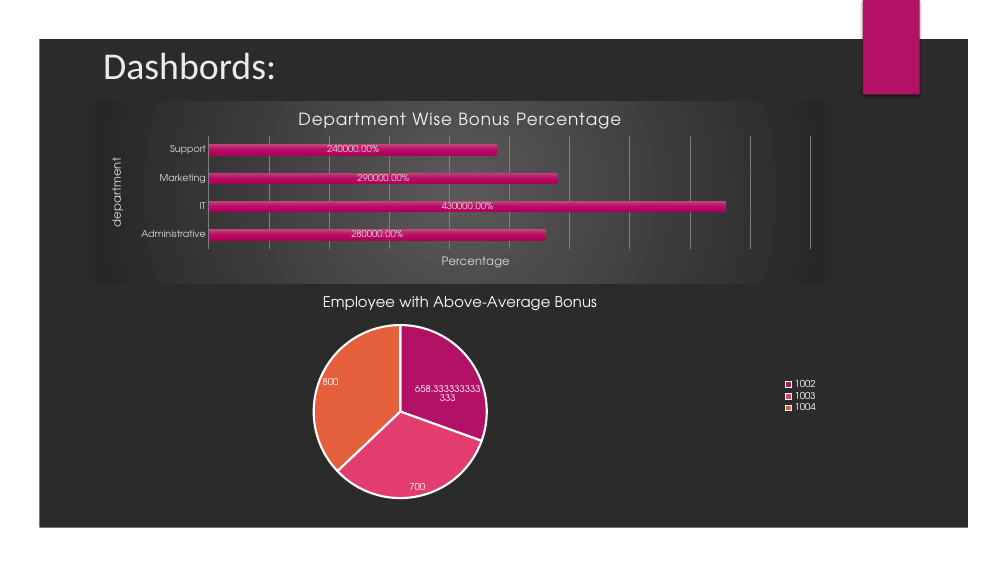
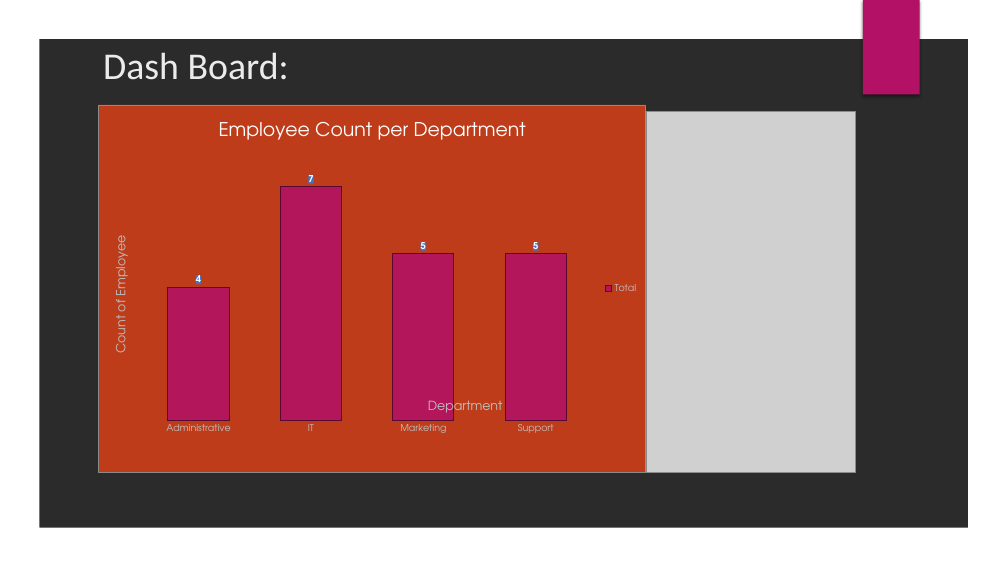
Before and after one commit to Shivam4560/Employee-Data, a slide deck: slide 16 of EMPLOYEE DATA PROJECT.pptx. Drawn at 1008x567 pixels with LibreOffice and Linux fonts; fonts in the diff are those of the drawing; grey boxes stand for pictures; background and template pictures are left out; a plain dark background stands for a picture behind light text. Boxes give left, top, right and bottom in pixels: in the first picture for what was removed or moved away, otherwise in the second. Text is boxed around its words. In the diff, an @@ line names an element or a change of style, - is before the commit and + after.

```diff
--- a/EMPLOYEE DATA PROJECT.pptx
+++ b/EMPLOYEE DATA PROJECT.pptx
@@ title at <box>103,52,289,80</box>: text changed @@
-Dashbords:
+Dash Board:
@@ bar stacked chart at <box>98,104,646,472</box> @@
@@ bar stacked chart to column chart @@
@@ title "Department Wise Bonus Percentage " to "Employee Count per Department " @@
-Series 1: 2800, 4300, 2900, 2400
+Total: 4, 7, 5, 5
@@ colour of Total gradient #BE4C79 to #BB0966 to #AD015B to #B31166 at 88% opacity @@
@@ data labels of Total changed @@
@@ category axis title "department " to "Department " @@
@@ legend changed @@
@@ category axis changed @@
@@ value axis changed @@
@@ bar spacing changed @@
@@ background changed @@
@@ border changed @@
@@ column chart: place and size @@
-column chart at <box>95,101,825,284</box>
+column chart at <box>98,104,646,472</box>
@@ picture added at <box>646,112,854,473</box> @@
@@ pie chart removed at <box>95,284,825,509</box> @@
-title "Employee with Above-Average Bonus "
-categories: 1002, 1003, 1004
-Series 1: 658.333333, 700, 800
```
Also in this commit, not shown: 2 other slides changed, 2 slides added.
